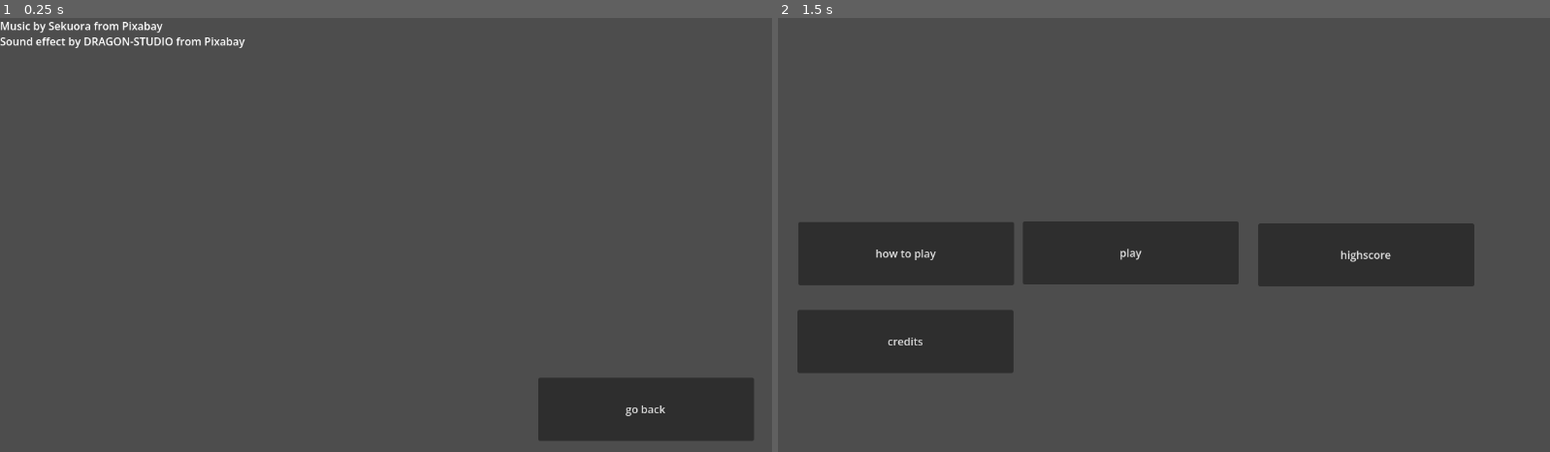
Above: before the commit, frames 1-2 (left to right).
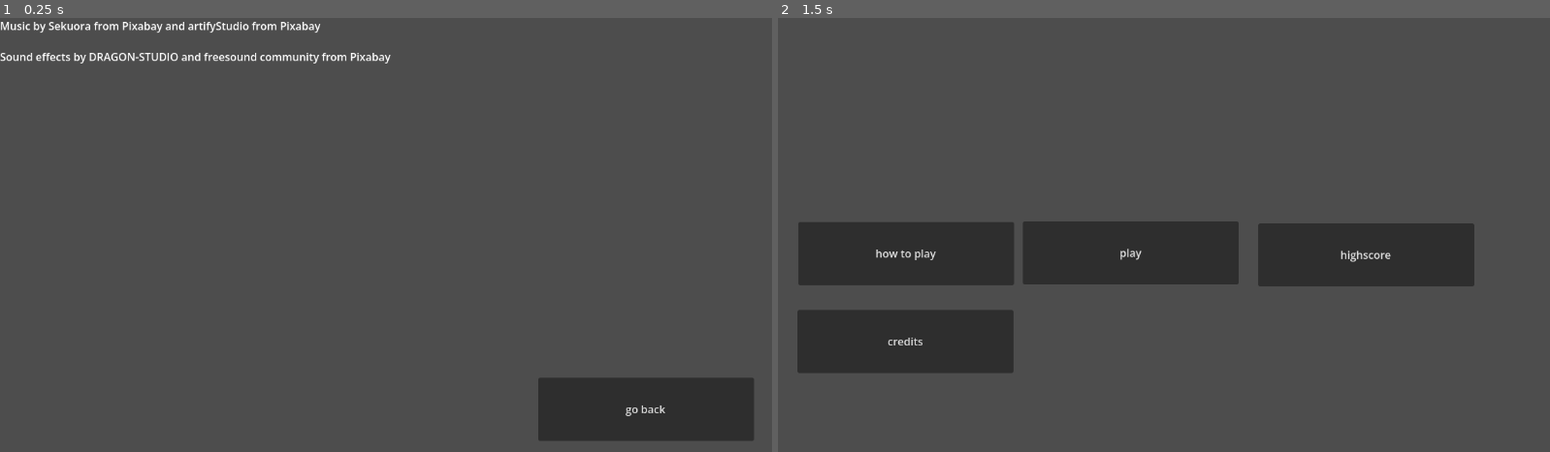
Above: after the commit, the same moments.

Repository: pakized/dancing-in-the-wild-west
Game: Godot game, scene res://Scenes/Menu/credits.tscn
Same seed, same stepped clock (60 frames per second), same inputs: the game is played once before the commit and once after it. This scene is started directly instead of the project's main scene.
Inputs:
- Up to frame 1 (0.25 s): no input
- Up to frame 2 (1.5 s): tap Enter at 0.5 s; hold A (moveRight) 0.53-1.25 s; click "go back" at 1.25 s

The runs differ from the first frame. In frame 1, 1.0% of the frame differs, in the area x 0-51%, y 0-11%; in frame 2, nothing differs.

Commit message:
add more sound also bugfix when winning ending show ending scene

Diff:
--- a/Scenes/Explosion.tscn
+++ b/Scenes/Explosion.tscn
@@ -22,5 +22,6 @@
 
 [node name="Soundeffect" type="AudioStreamPlayer2D" parent="." unique_id=184698484]
 stream = ExtResource("3_wcvtd")
+bus = &"Effect"
 
 [connection signal="body_entered" from="." to="." method="_on_body_entered"]
--- a/Scenes/GameOver.tscn
+++ b/Scenes/GameOver.tscn
@@ -1,6 +1,7 @@
 [gd_scene format=3 uid="uid://ndd48ochw1b5"]
 
 [ext_resource type="Script" uid="uid://cjj3gg0ldca2b" path="res://Scripts/UI/tryAgain.gd" id="1_m5628"]
+[ext_resource type="AudioStream" uid="uid://daot3ataau3le" path="res://Assets/Audio/artifystudio-looping-sad-ambient-12-206123.mp3" id="2_k52d1"]
 
 [node name="Node2D" type="Node2D" unique_id=1335983511]
 
@@ -12,7 +13,9 @@
 
 
 
-		                                                                                                                                Game Over"
+		                                                                                                                                Game Over
+
+                                                                                      you never improved your dancing and also.... you died "
 
 [node name="Button2" type="Button" parent="." unique_id=197220426]
 offset_left = 807.0
@@ -22,4 +25,8 @@
 text = "try again"
 script = ExtResource("1_m5628")
 
+[node name="AudioStreamPlayer2D" type="AudioStreamPlayer2D" parent="." unique_id=1364583052]
+stream = ExtResource("2_k52d1")
+autoplay = true
+
 [connection signal="pressed" from="Button2" to="Button2" method="_on_pressed"]
--- a/Scenes/Menu/credits.tscn
+++ b/Scenes/Menu/credits.tscn
@@ -15,8 +15,9 @@
 layout_mode = 0
 offset_right = 1150.0
 offset_bottom = 647.0
-text = "Music by Sekuora from Pixabay
-Sound effect by DRAGON-STUDIO from Pixabay"
+text = "Music by Sekuora from Pixabay and artifyStudio from Pixabay
+
+Sound effects by DRAGON-STUDIO and freesound community from Pixabay"
 
 [node name="Button3" type="Button" parent="." unique_id=2005017653]
 offset_left = 800.0
--- a/Scenes/player.tscn
+++ b/Scenes/player.tscn
@@ -2,6 +2,7 @@
 
 [ext_resource type="Script" uid="uid://ob5ne6nm46fp" path="res://Scripts/Game/player.gd" id="1_cvnsp"]
 [ext_resource type="Texture2D" uid="uid://b5ofy3tc1k34b" path="res://Assets/sIMPLEaSSETdANCINGcOWBOY.png" id="1_v0iea"]
+[ext_resource type="AudioStream" uid="uid://web1if63or0o" path="res://Assets/Audio/freesound_community-grunt2-85989.mp3" id="3_6t5aa"]
 
 [sub_resource type="AtlasTexture" id="AtlasTexture_cvnsp"]
 atlas = ExtResource("1_v0iea")
@@ -47,3 +48,7 @@
 [node name="LegCollisionShape" type="CollisionShape2D" parent="." unique_id=1801140994 groups=["Player"]]
 position = Vector2(662, 492)
 shape = SubResource("RectangleShape2D_6t5aa")
+
+[node name="AudioStreamPlayer2D" type="AudioStreamPlayer2D" parent="." unique_id=1686112713]
+stream = ExtResource("3_6t5aa")
+bus = &"Scream"
--- a/Scripts/Game/game.gd
+++ b/Scripts/Game/game.gd
@@ -11,6 +11,7 @@
 func on_player_hit():
 	live -= 1
 	liveLost += 1
+	$Player/AudioStreamPlayer2D.play()
 
 func _ready() -> void:
 	live = 3
@@ -74,6 +75,6 @@
 	if live == 0:
 		get_tree().change_scene_to_file("res://Scenes/GameOver.tscn")
 	if score >=36:
-		get_tree().change_scene_to_file("res://Scenes/Menu/MainMenu.tscn")
+		get_tree().change_scene_to_file("res://Scenes/EndingScene.tscn")
 	# Wieder freigeben
 	waiting = true
--- a/default_bus_layout.tres
+++ b/default_bus_layout.tres
@@ -5,11 +5,17 @@
 bus/1/solo = false
 bus/1/mute = false
 bus/1/bypass_fx = false
-bus/1/volume_db = -6.2510104
+bus/1/volume_db = -5.045384
 bus/1/send = &"Master"
 bus/2/name = &"Effect"
 bus/2/solo = false
 bus/2/mute = false
 bus/2/bypass_fx = false
-bus/2/volume_db = 0.0
+bus/2/volume_db = -7.634855
 bus/2/send = &"Master"
+bus/3/name = &"Scream"
+bus/3/solo = false
+bus/3/mute = false
+bus/3/bypass_fx = false
+bus/3/volume_db = 6.0199986
+bus/3/send = &"Master"
Not shown, added: Assets/Audio/artifystudio-looping-sad-ambient-12-206123.mp3.import
Not shown, added: Assets/Audio/freesound_community-grunt2-85989.mp3.import
Not shown, added: Assets/Audio/artifystudio-looping-sad-ambient-12-206123.mp3
Not shown, added: Assets/Audio/freesound_community-grunt2-85989.mp3
